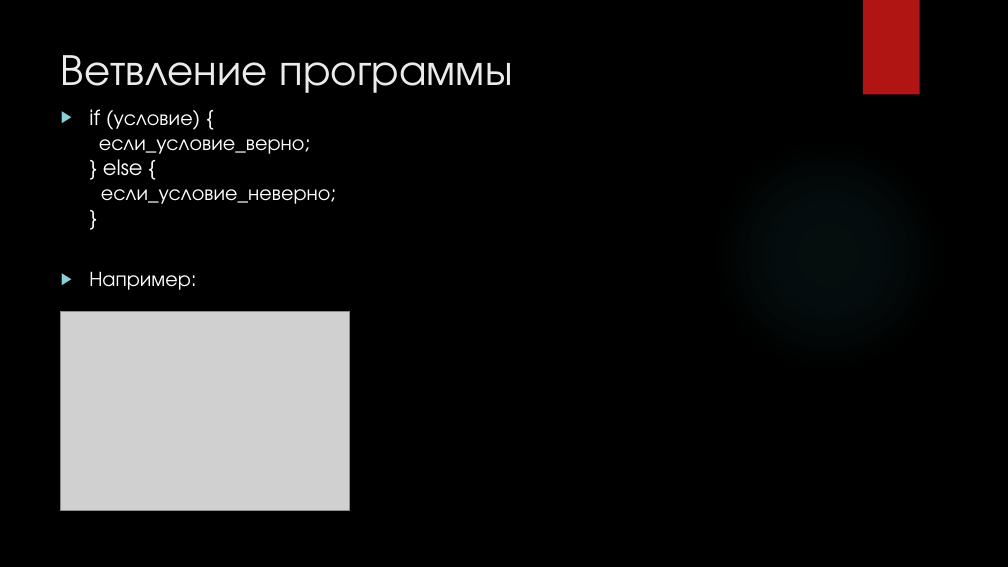
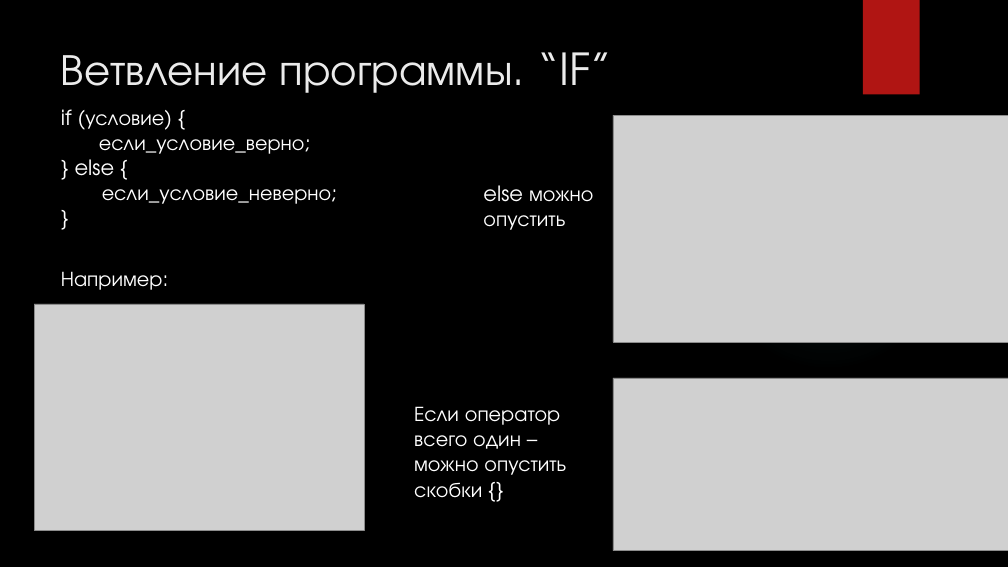
Before and after one commit to cansat-rsce/Organisation, a slide deck: slide 38 of лекции/Лекция1. Программирование на языке Си.pptx (slide 34 before the commit). Drawn at 1008x567 pixels with LibreOffice and Linux fonts; fonts in the diff are those of the drawing; grey boxes stand for pictures; background and template pictures are left out. Boxes give left, top, right and bottom in pixels: in the first picture for what was removed or moved away, otherwise in the second. Text is boxed around its words. In the diff, an @@ line names an element or a change of style, - is before the commit and + after.

```diff
--- a/лекции/Лекция1. Программирование на языке Си.pptx
+++ b/лекции/Лекция1. Программирование на языке Си.pptx
@@ title at [61, 52, 612, 93]: text changed @@
-Ветвление программы
+Ветвление программы. “IF”
@@ text "if (условие) { если_условие_верно; } ..." at [61, 109, 337, 290]: bullet ▶ to none @@
@@ picture added at [613, 115, 1008, 342] @@
@@ text added at [483, 185, 594, 230], 20 pt, text #FFFFFF @@
+else можно опустить
@@ picture: place and size @@
-picture at [60, 312, 349, 510]
+picture at [34, 304, 364, 531]
@@ picture added at [613, 378, 1008, 551] @@
@@ text added at [414, 406, 566, 498], 20 pt, text #FFFFFF @@
+Если оператор всего один – можно опустить скобки {}
```
Also in this commit, not shown: 8 other slides changed, 22 slides added, 1 slide removed, 3 other files.
